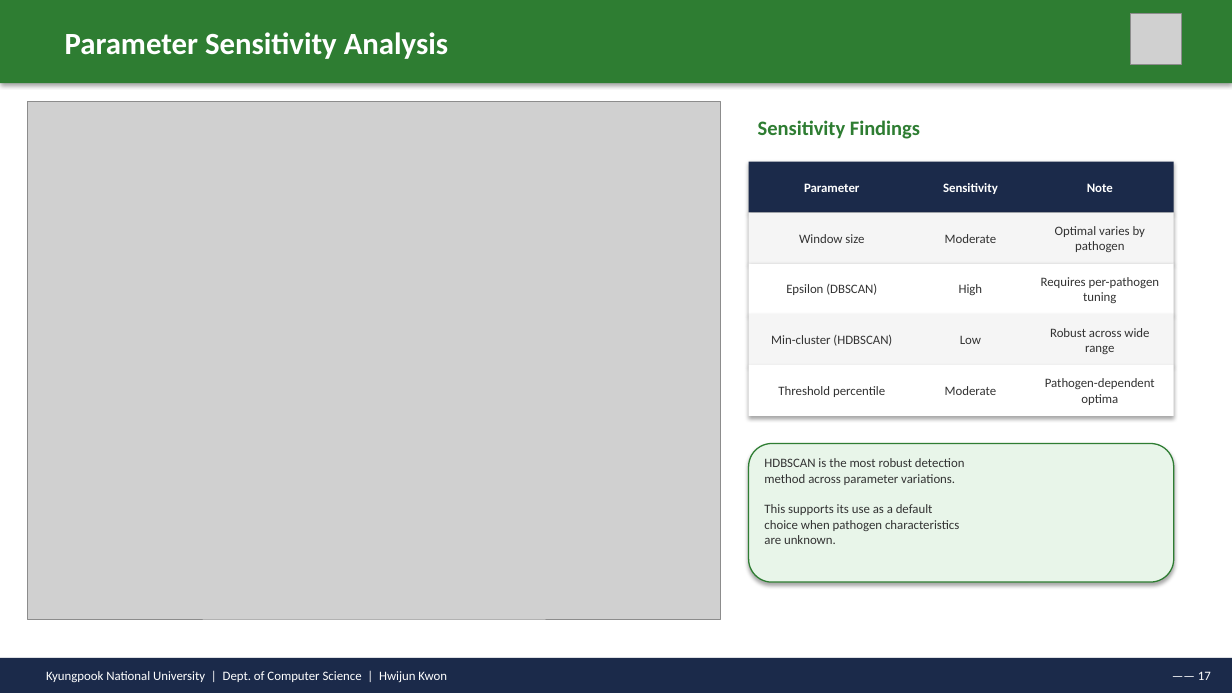
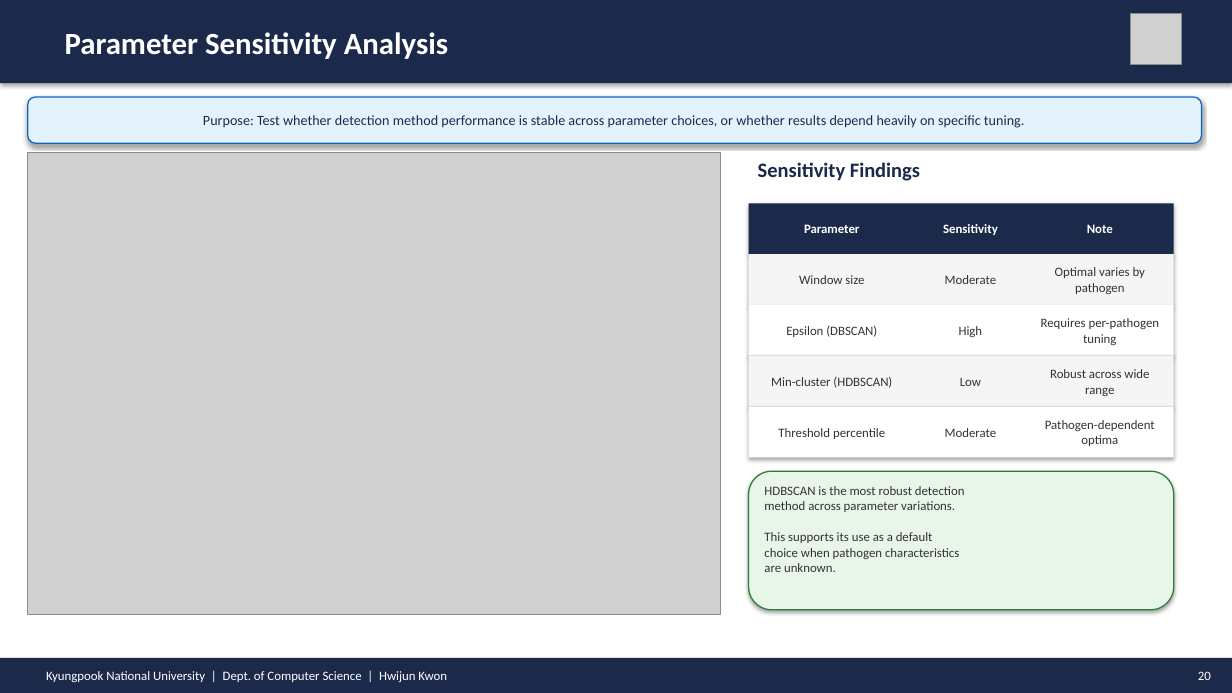
Before and after one commit to hwijunkwon/mutbench, a slide deck: slide 20 of paper/ppt/MutBench_Defense_v4.pptx (slide 17 before the commit). Drawn at 1232x693 pixels with LibreOffice and Linux fonts; fonts in the diff are those of the drawing; grey boxes stand for pictures. Boxes give left, top, right and bottom in pixels: in the first picture for what was removed or moved away, otherwise in the second. Text is boxed around its words. In the diff, an @@ line names an element or a change of style, - is before the commit and + after.

```diff
--- a/paper/ppt/MutBench_Defense_v4.pptx
+++ b/paper/ppt/MutBench_Defense_v4.pptx
@@ rectangle at (0, 0, 1232, 83): fill #2E7D32 to #1B2A4A @@
@@ rounded rectangle added at (28, 97, 1202, 143), fill #E3F2FD, outline #1565C0 1 pt, 11 pt, text #1B2A4A @@
+Purpose: Test whether detection method performance is stable across parameter choices, or whether results depend heavily on specific tuning.
@@ picture: place and size @@
-picture at (28, 102, 721, 619)
+picture at (28, 152, 721, 615)
@@ text "Sensitivity Findings" at (758, 162, 920, 181): text colour #2E7D32 to #1B2A4A @@
@@ 16 texts, 5 rectangles: place and size @@
-16 texts, 5 rectangles at (749, 120, 1174, 416)
+16 texts, 5 rectangles at (749, 162, 1174, 457)
@@ rounded rectangle "HDBSCAN is the most robust ...": place and size @@
-rounded rectangle "HDBSCAN is the most robust ..." at (749, 444, 1174, 582)
+rounded rectangle "HDBSCAN is the most robust ..." at (749, 471, 1174, 610)
@@ text at (1198, 671, 1211, 680): text changed @@
-—— 17
+20
```
Also in this commit, not shown: 28 other slides changed, 6 slides added, 3 slides removed, 1 other file.
